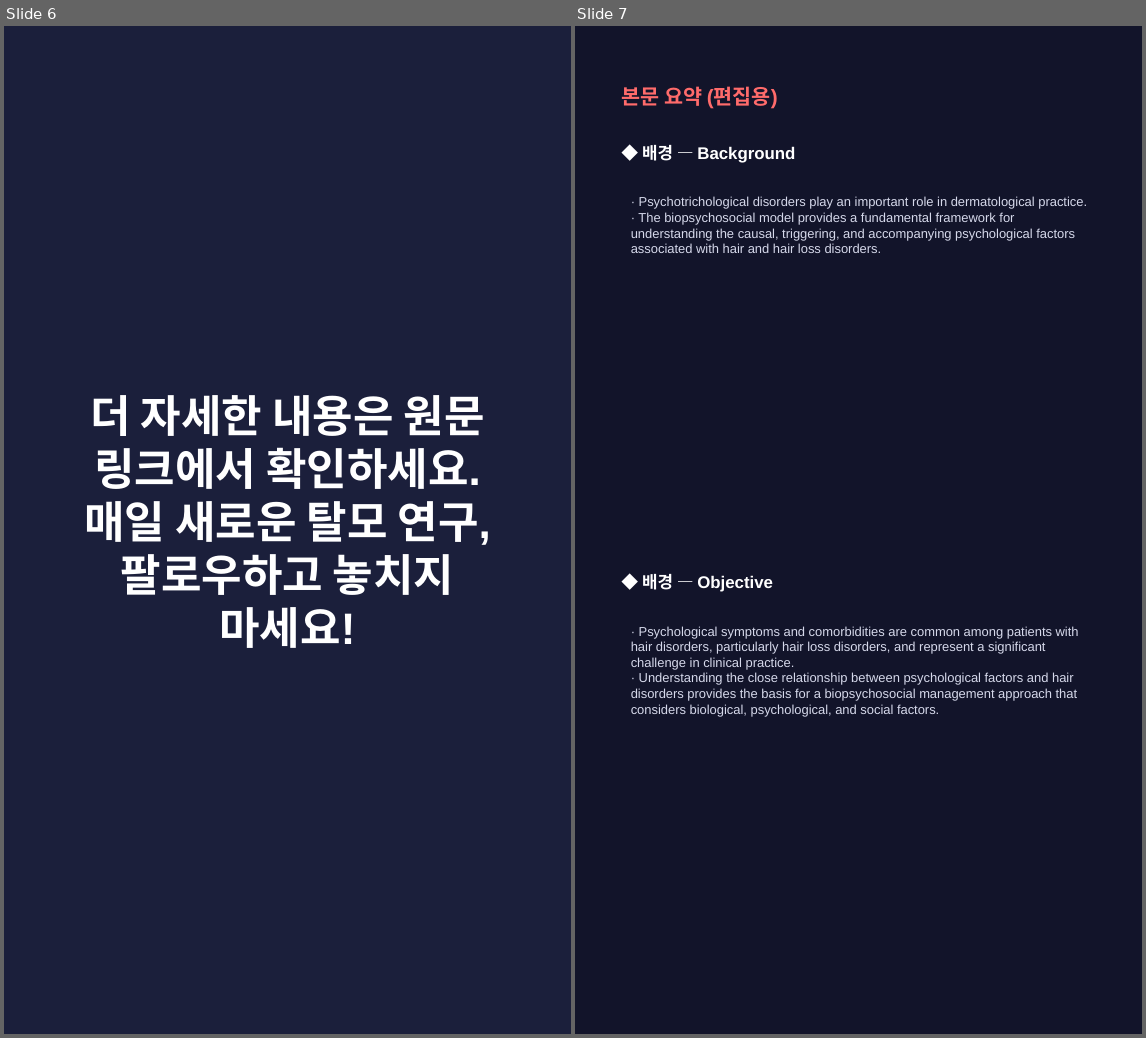
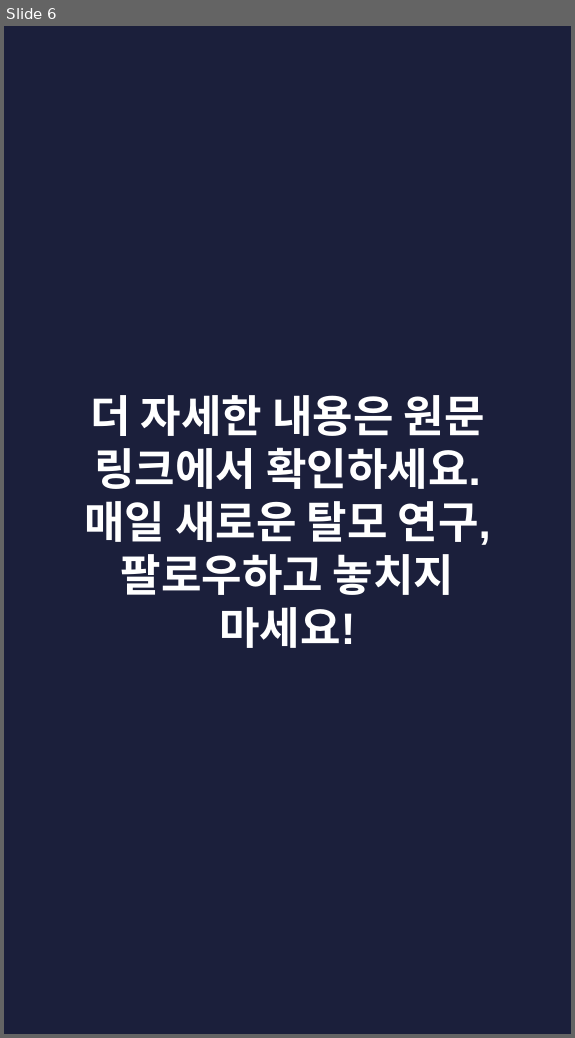
Before and after one commit to hyokang2010-BJ-ANTH/product-builder-test, a slide deck: pwa/data/latest/slides.pptx. Shown side by side, each under a label of ours: slides 6 and 7 before the commit, slide 6 after it. The pictures are 1146x1038 and 575x1038 pixels, drawn with LibreOffice and Linux fonts; fonts in the diff are those of the drawing. Boxes give left, top, right and bottom in pixels: in the first picture for what was removed or moved away, otherwise in the second. Text is boxed around its words. In the diff, an @@ line names an element or a change of style, - is before the commit and + after.

```diff
--- a/pwa/data/latest/slides.pptx
+++ b/pwa/data/latest/slides.pptx
@@ slide 7 removed at [575,26,1142,1034], background #12142A @@
@@ text removed at [621,86,778,109] @@
-본문 요약 (편집용)
@@ text removed at [642,145,795,163] @@
-◆ 배경 — Background
@@ text removed at [631,196,1087,253] @@
-· Psychotrichological disorders play an important role in dermatological practice.
-· The biopsychosocial model provides a fundamental framework for understanding the causal, triggering, and accompanying psychological factors associated with hair and hair loss disorders.
@@ text removed at [642,574,773,592] @@
-◆ 배경 — Objective
@@ text removed at [631,626,1079,716] @@
-· Psychological symptoms and comorbidities are common among patients with hair disorders, particularly hair loss disorders, and represent a significant challenge in clinical practice.
-· Understanding the close relationship between psychological factors and hair disorders provides the basis for a biopsychosocial management approach that considers biological, psychological, and social factors.
```
Also in this commit, not shown: 2 slides changed, 5 slides added, 5 other slides removed, 26 other files.
